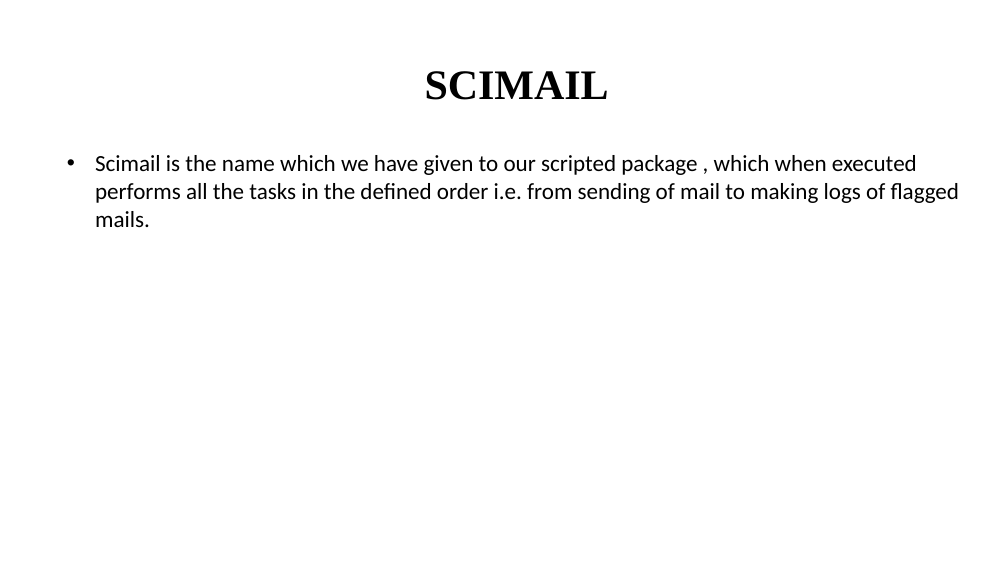
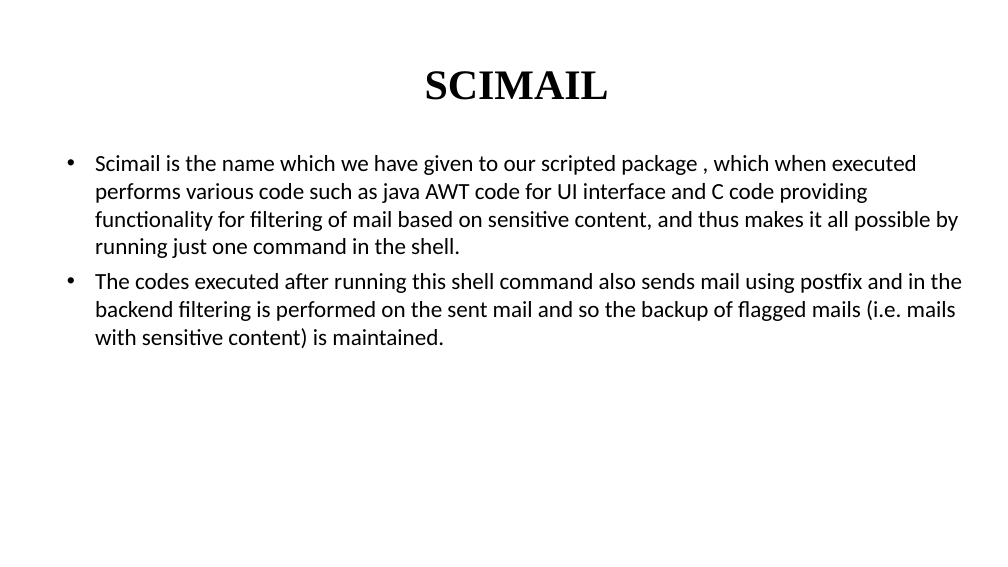
Before and after one commit to Saurabhdimri06/Email-Server-Customization-Configuration, a slide deck: slide 6 of mid-term presentation.pptx. Drawn at 1008x567 pixels with LibreOffice and Linux fonts; fonts in the diff are those of the drawing; background and template pictures are left out. Boxes give left, top, right and bottom in pixels: in the first picture for what was removed or moved away, otherwise in the second. Text is boxed around its words. In the diff, an @@ line names an element or a change of style, - is before the commit and + after.

```diff
--- a/mid-term presentation.pptx
+++ b/mid-term presentation.pptx
@@ text at bbox=[95, 155, 962, 348]: text changed @@
-• Scimail is the name which we have given to our scripted package , which when executed performs all the tasks in the defined order i.e. from sending of mail to making logs of flagged mails.
+• Scimail is the name which we have given to our scripted package , which when executed performs various code such as java AWT code for UI interface and C code providing functionality for filtering of mail based on sensitive content, and thus makes it all possible by running just one command in the shell.
+• The codes executed after running this shell command also sends mail using postfix and in the backend filtering is performed on the sent mail and so the backup of flagged mails (i.e. mails with sensitive content) is maintained.
```
Also in this commit, not shown: 1 other slide changed, 1 other file.
